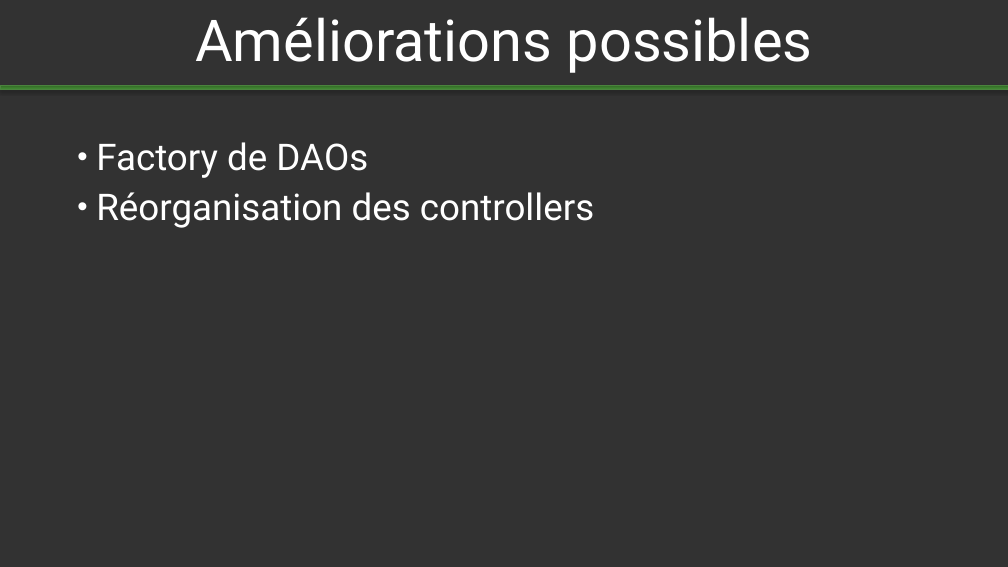
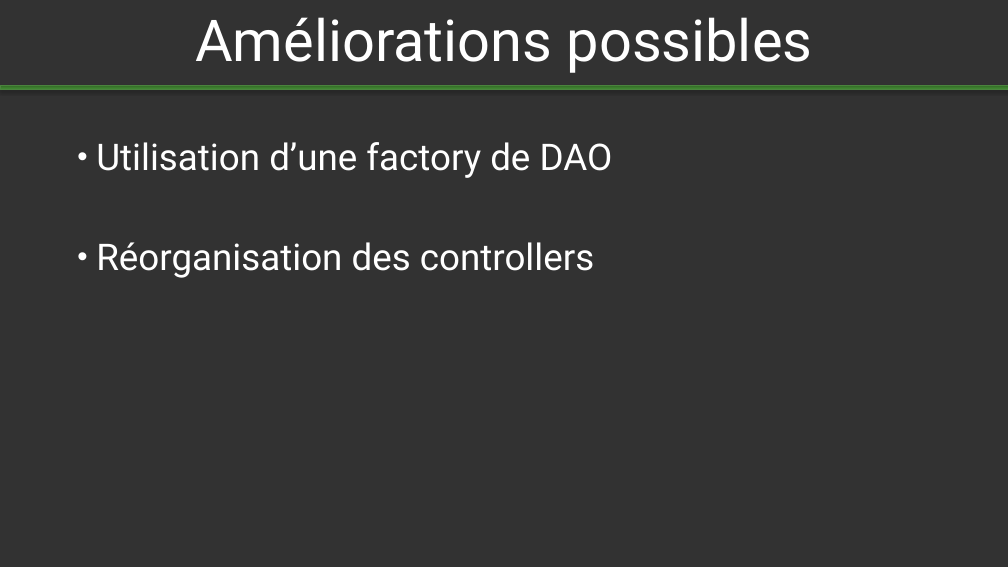
Before and after one commit to Altrue/archi, a slide deck: slide 10 of bazard/Présentation ODIARD PASINI.pptx (slide 11 before the commit). Drawn at 1008x567 pixels with LibreOffice and Linux fonts; fonts in the diff are those of the drawing. Boxes give left, top, right and bottom in pixels: in the first picture for what was removed or moved away, otherwise in the second. Text is boxed around its words. In the diff, an @@ line names an element or a change of style, - is before the commit and + after.

```diff
--- a/bazard/Présentation ODIARD PASINI.pptx
+++ b/bazard/Présentation ODIARD PASINI.pptx
@@ text at (x1=96, y1=142, x2=613, y2=178): text changed; text colour #FCFCFC to #FFFFFF @@
-• Factory de DAOs
+• Utilisation d’une factory de DAO
@@ text at (x1=96, y1=242, x2=594, y2=278): text colour #FCFCFC to #FFFFFF in "Réorganisation des controllers" @@
```
Also in this commit, not shown: 10 other slides changed, 1 slide removed.
